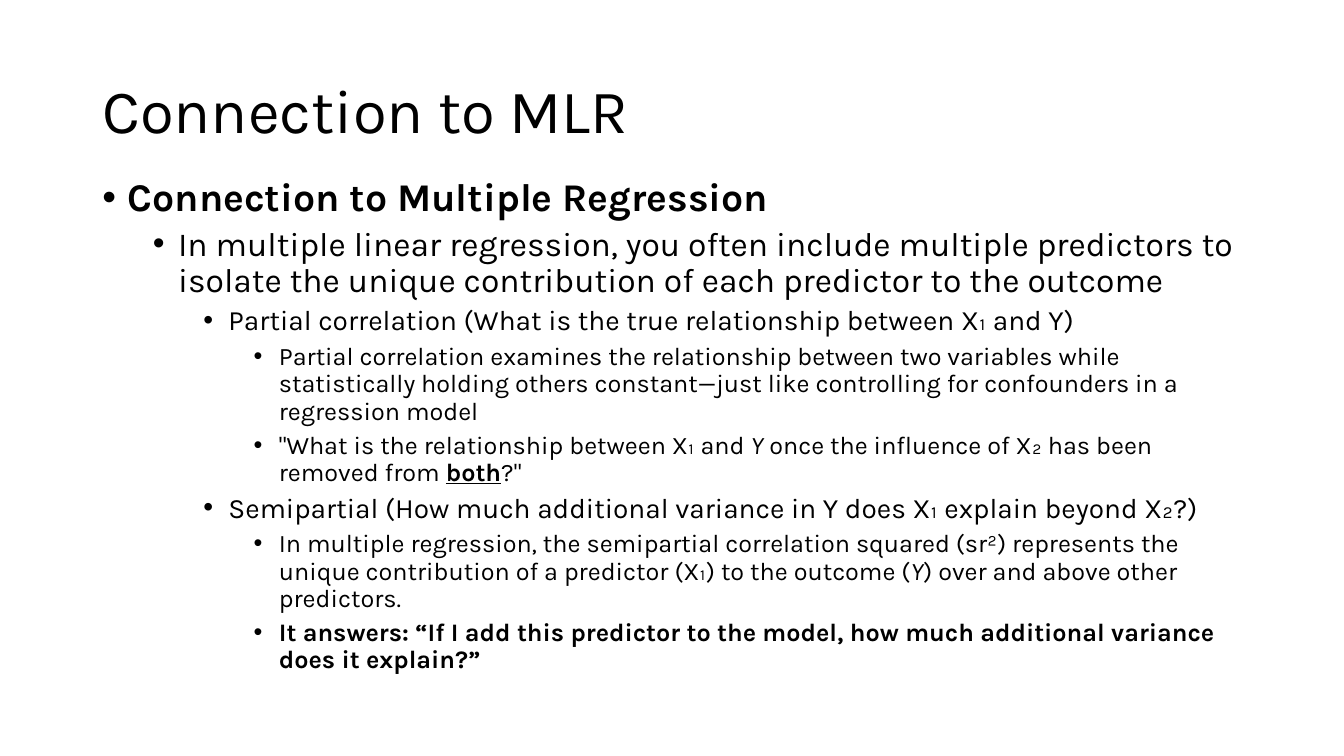
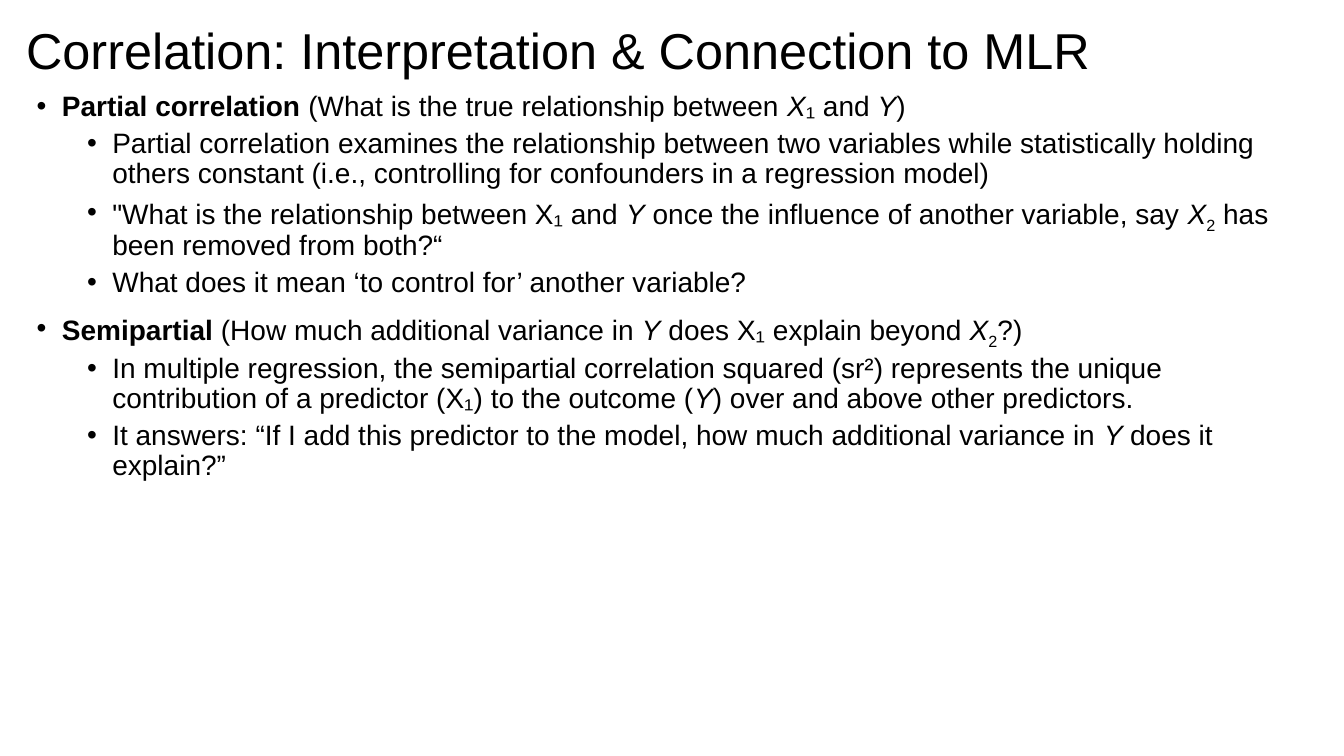
Before and after one commit to issues-osu/statsii-spring2026, a slide deck: slide 9 of slides/Effect_Sizes/Effect Size, Confidence Intervals, and Diagnostic.pptx (slide 17 before the commit). Drawn at 1344x756 pixels with LibreOffice and Linux fonts; fonts in the diff are those of the drawing. Boxes give left, top, right and bottom in pixels: in the first picture for what was removed or moved away, otherwise in the second. Text is boxed around its words. In the diff, an @@ line names an element or a change of style, - is before the commit and + after.

```diff
--- a/slides/Effect_Sizes/Effect Size, Confidence Intervals, and Diagnostic.pptx
+++ b/slides/Effect_Sizes/Effect Size, Confidence Intervals, and Diagnostic.pptx
@@ title at (26, 32, 1089, 79): text changed; size 44 to 36 pt; font Karla to Arial @@
-Connection to MLR
+Correlation: Interpretation & Connection to MLR
@@ text "Partial correlation (What is the ...": place and size @@
-text "Partial correlation (What is the ..." at (128, 183, 1233, 674)
+text "Partial correlation (What is the ..." at (62, 95, 1268, 481)
@@ text at (62, 95, 1162, 413): font Karla to Arial in "Partial correlation (What is the true relationship ...", "In multiple regression, the semipartial correlation squared ..."; bold on in "Partial correlation"; italic on in "X₁ Y)"; size 18 to 20 pt in "In multiple regression, the semipartial correlation squared ..."; list level 3 to 1 in "Partial correlation (What is the ..."; list level 4 to 2 in "In multiple regression, the semipartial ..." @@
@@ text at (62, 132, 1268, 345): text changed; size 18 to 20 pt; font Karla to Arial @@
-      • Partial correlation examines the relationship between two variables while statistically holding others constant—just like controlling for confounders in a regression model
-      • "What is the relationship between X₁ and Y once the influence of X₂ has been removed from both?"
-    • Semipartial (How much additional variance in Y does X₁ explain beyond X₂?)
+  • Partial correlation examines the relationship between two variables while statistically holding others constant (i.e., controlling for confounders in a regression model)
+  • "What is the relationship between X₁ and Y once the influence of another variable, say X2 has been removed from both?“
+  • What does it mean ‘to control for’ another variable?
+• Semipartial (How much additional variance in Y does X₁ explain beyond X2?)
@@ text at (128, 183, 1233, 300): paragraphs removed @@
-• Connection to Multiple Regression
-  • In multiple linear regression, you often include multiple predictors to isolate the unique contribution of each predictor to the outcome
@@ text at (112, 424, 1213, 481): text changed; size 18 to 20 pt; font Karla to Arial; bold off @@
-      • It answers: “If I add this predictor to the model, how much additional variance does it explain?”
+  • It answers: “If I add this predictor to the model, how much additional variance in Y does it explain?”
```
Also in this commit, not shown: 51 other slides changed, 37 slides added, 32 slides removed, 7 other files.
